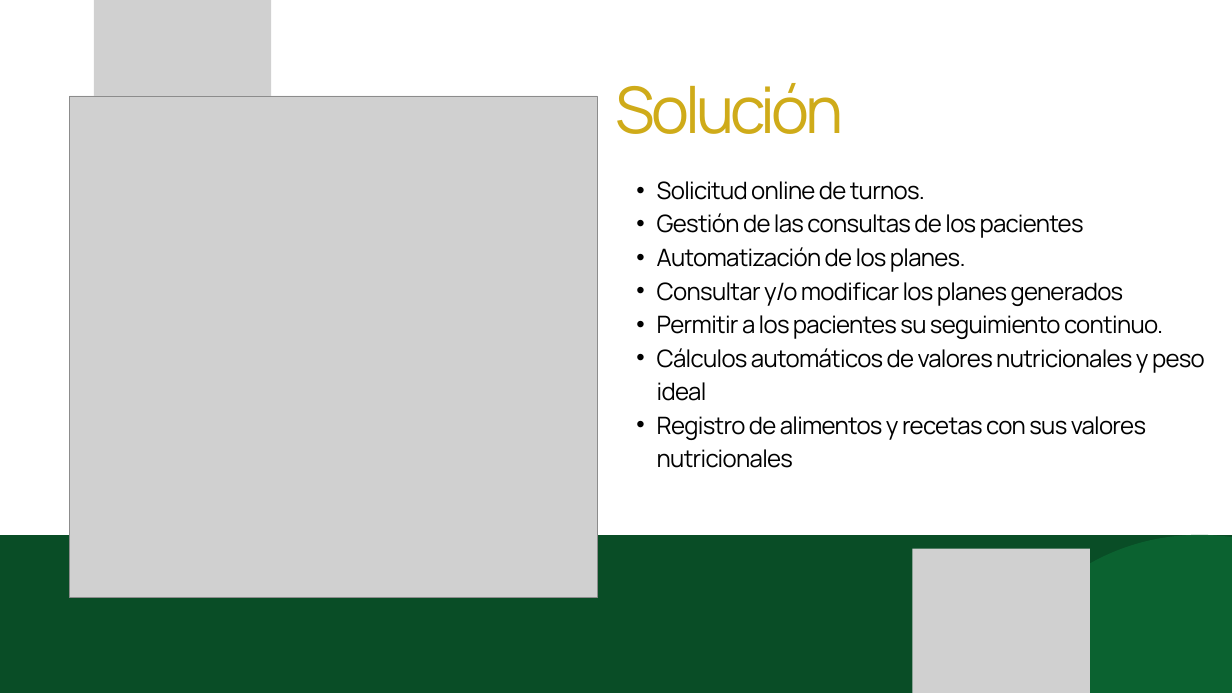
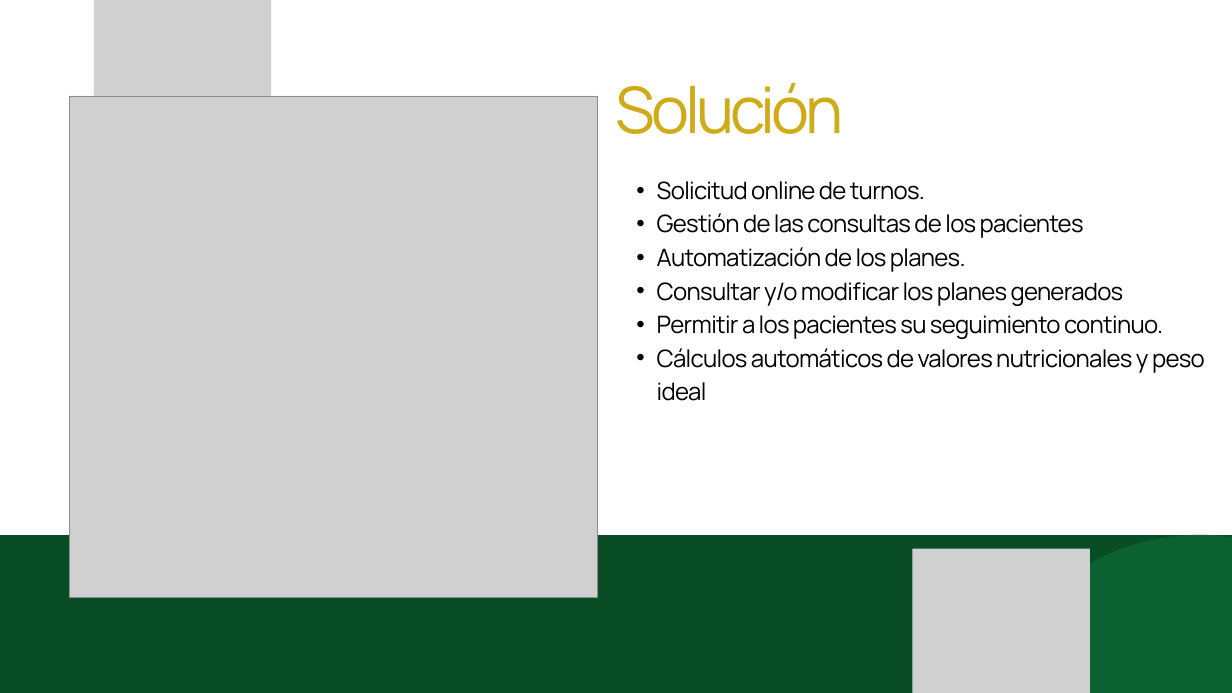
Before and after one commit to MarianoIvasiuta26/trabajo_final-nutrisoft, a slide deck: slide 3 of docs/NutriSoft - Proyecto Final.pptx. Drawn at 1232x693 pixels with LibreOffice and Linux fonts; fonts in the diff are those of the drawing; grey boxes stand for pictures. Boxes give left, top, right and bottom in pixels: in the first picture for what was removed or moved away, otherwise in the second. Text is boxed around its words. In the diff, an @@ line names an element or a change of style, - is before the commit and + after.

```diff
--- a/docs/NutriSoft - Proyecto Final.pptx
+++ b/docs/NutriSoft - Proyecto Final.pptx
@@ text at bbox=[657, 416, 1146, 468]: paragraph removed @@
-  • Registro de alimentos y recetas con sus valores nutricionales
```
Also in this commit, not shown: 2 other slides changed, 2 other files.
